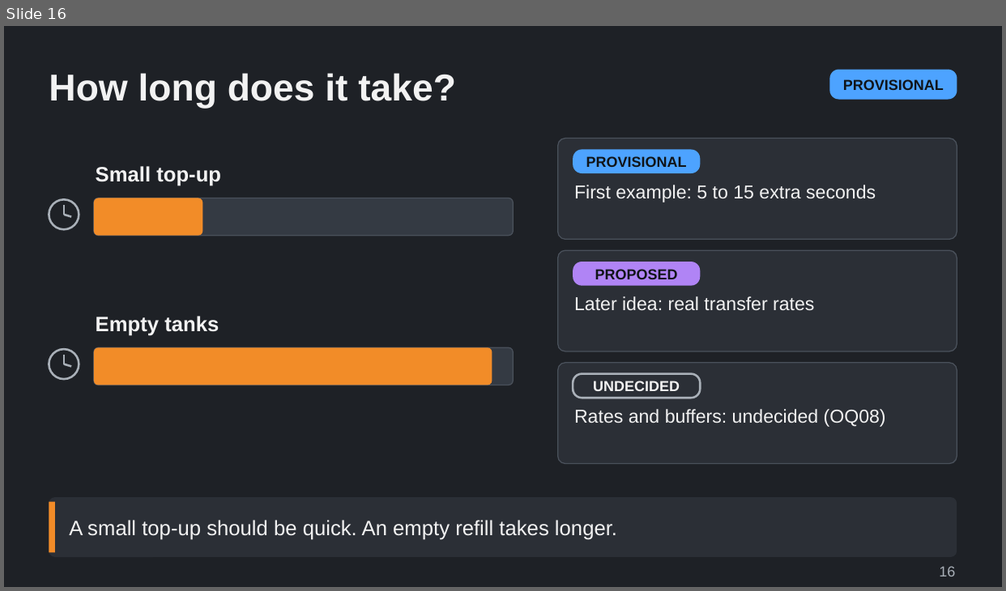
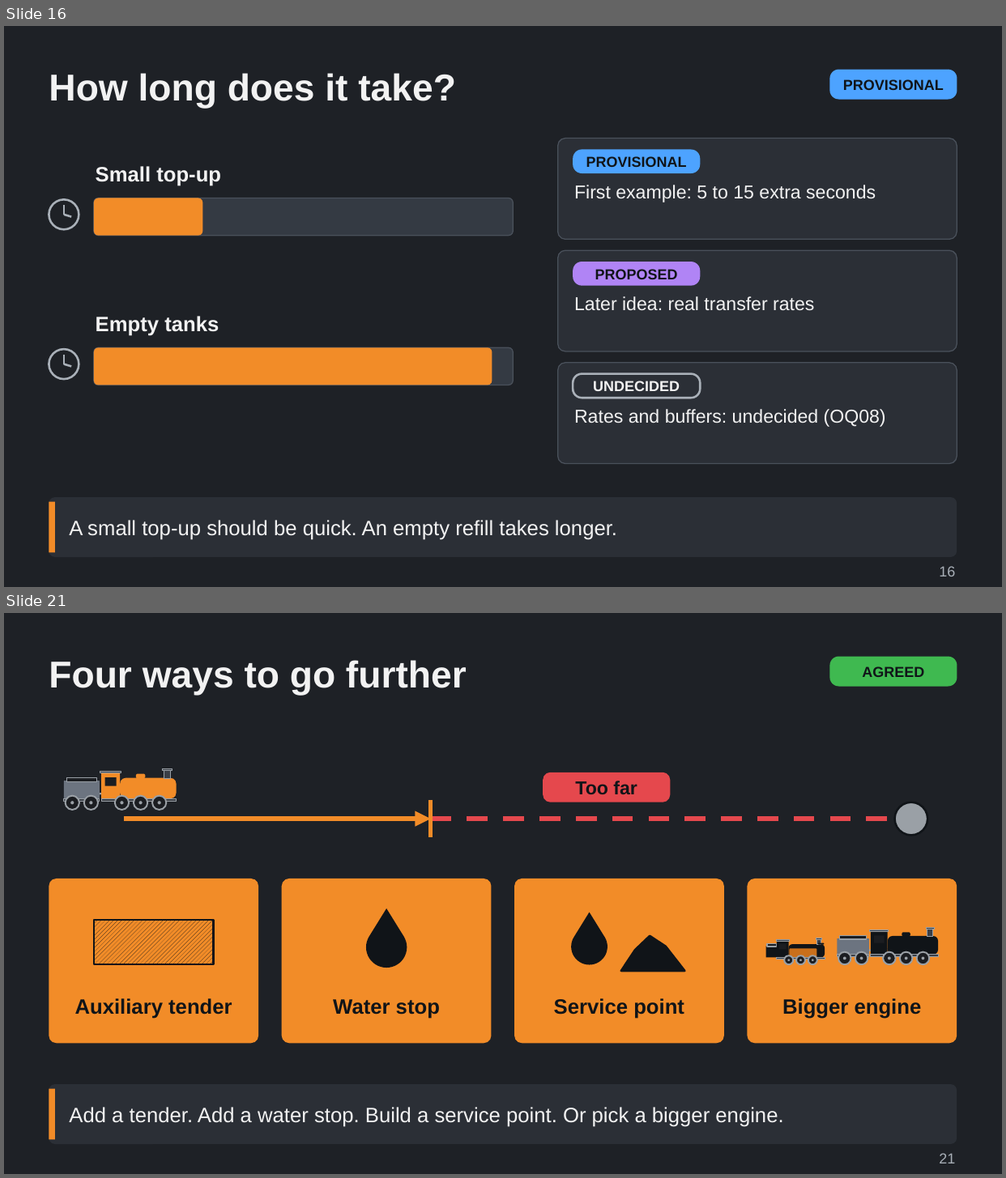
Before and after one commit to Tarenkookoo/Satisfactory---Early-Locomotion, a slide deck: Reporting/Claude Presents/Deck3_Servicing/Coal_Water_and_Servicing_Explained.pptx. Shown one above the other, each under a label of ours: slide 16 before the commit, slides 16 and 21 after it; the slides between them are not shown. The pictures are 1006x591 and 1006x1178 pixels, drawn with LibreOffice and Linux fonts; fonts in the diff are those of the drawing. Boxes give left, top, right and bottom in pixels: in the first picture for what was removed or moved away, otherwise in the second. Text is boxed around its words. In the diff, an @@ line names an element or a change of style, - is before the commit and + after.

```diff
--- a/Reporting/Claude Presents/Deck3_Servicing/Coal_Water_and_Servicing_Explained.pptx
+++ b/Reporting/Claude Presents/Deck3_Servicing/Coal_Water_and_Servicing_Explained.pptx
@@ slide 21 added at box(4, 613, 1002, 1174), background #1E2126 @@
@@ title added at box(49, 660, 467, 696), 36 pt, text #F2F2F2, bold @@
+Four ways to go further
@@ rounded rectangle added at box(829, 657, 957, 687), fill #3FB950, 14 pt, text #101418, bold @@
+AGREED
@@ group added at box(49, 769, 957, 1043): 27 ellipses, 23 rectangles, 18 rounded rectangles, 4 texts, 3 freeform shapes, 2 lines, 1 arrow @@
+Too far
+Auxiliary tender
+Water stop
+Service point
+Bigger engine
@@ rounded rectangle added at box(49, 1084, 957, 1144), fill #2B2F36 @@
@@ rectangle added at box(49, 1089, 55, 1140), fill #F28C28 @@
@@ text added at box(69, 1107, 783, 1127), 20 pt, text #F2F2F2 @@
+Add a tender. Add a water stop. Build a service point. Or pick a bigger engine.
@@ text added at box(939, 1153, 955, 1164), 14 pt, text #A9B0B8 @@
+21
```
Also in this commit, not shown: 7 other slides added, 4 other files.
